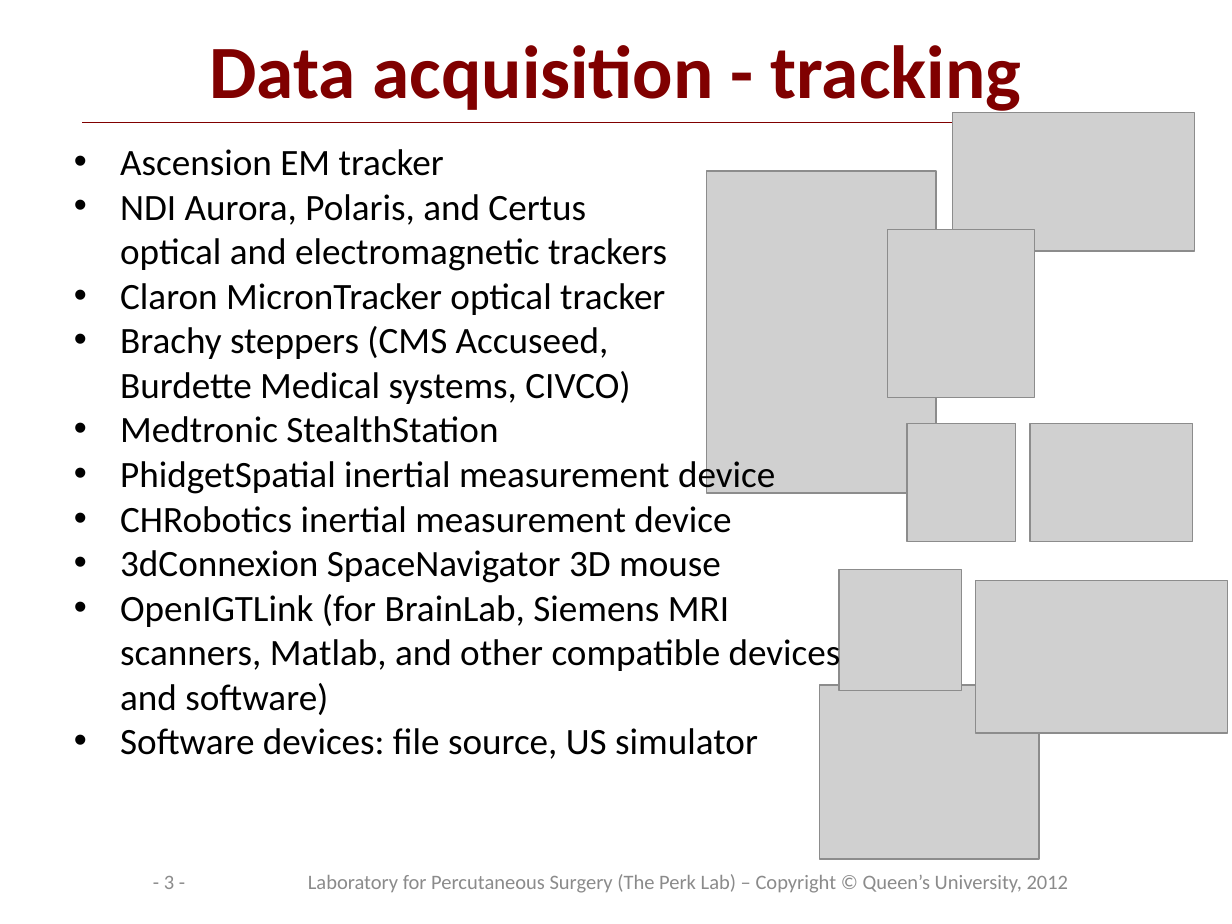
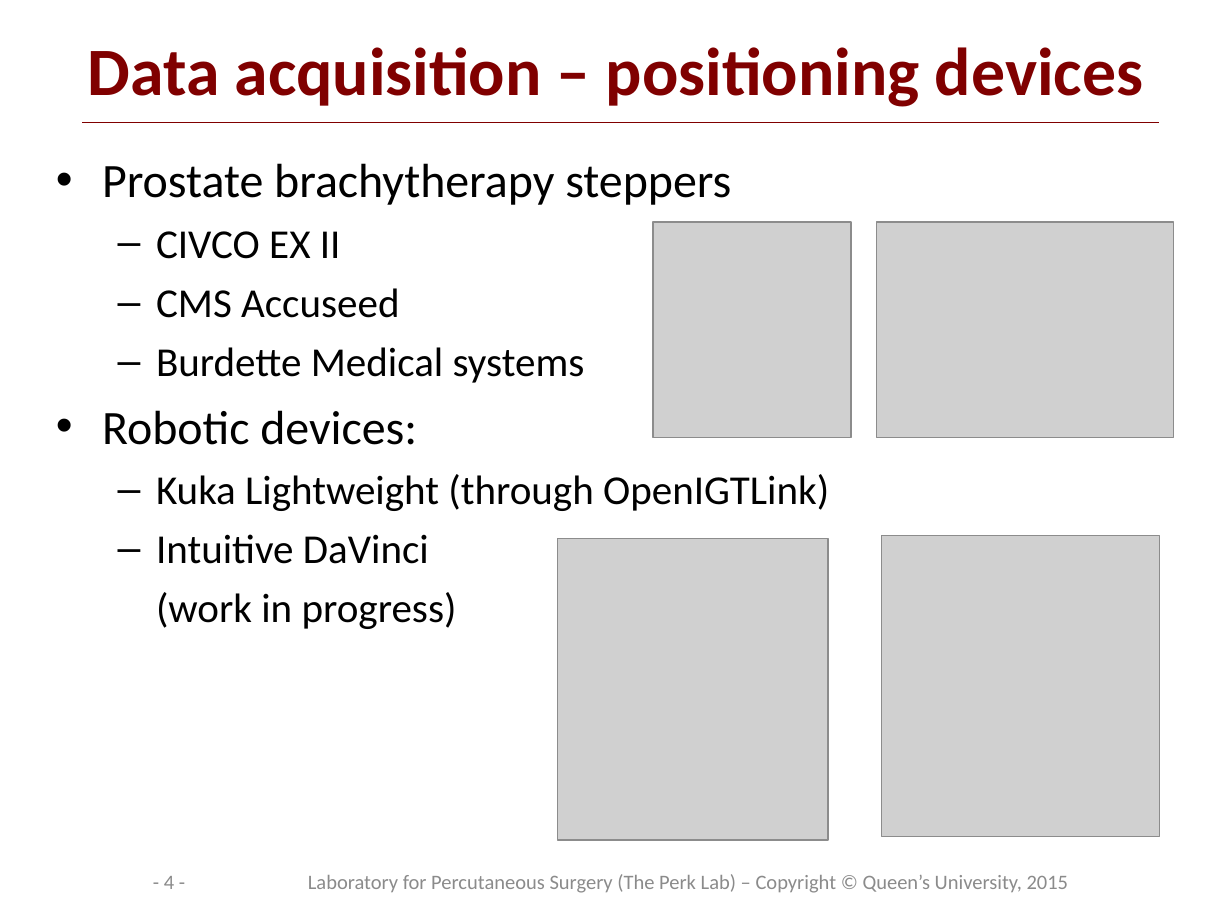
Before and after one commit to PlusToolkit/PlusDoc, a slide deck: slide 4 of overview/PlusOverview.pptx (slide 3 before the commit). Drawn at 1232x924 pixels with LibreOffice and Linux fonts; fonts in the diff are those of the drawing; grey boxes stand for pictures; background and template pictures are left out. Boxes give left, top, right and bottom in pixels: in the first picture for what was removed or moved away, otherwise in the second. Text is boxed around its words. In the diff, an @@ line names an element or a change of style, - is before the commit and + after.

```diff
--- a/overview/PlusOverview.pptx
+++ b/overview/PlusOverview.pptx
@@ title at (x1=88, y1=47, x2=1143, y2=107): text changed; size 44 to 39.6 pt @@
-Data acquisition - tracking
+Data acquisition – positioning devices
@@ picture removed at (x1=952, y1=113, x2=1195, y2=251) @@
@@ text at (x1=102, y1=163, x2=829, y2=629): text changed; size 21.7 to 24 pt @@
-• Ascension EM tracker
-• NDI Aurora, Polaris, and Certus
-  optical and electromagnetic trackers
-• Claron MicronTracker optical tracker
-• Brachy steppers (CMS Accuseed,
-  Burdette Medical systems, CIVCO)
-• Medtronic StealthStation
-• PhidgetSpatial inertial measurement device
-• CHRobotics inertial measurement device
-• 3dConnexion SpaceNavigator 3D mouse
-• OpenIGTLink (for BrainLab, Siemens MRI scanners, Matlab, and other compatible devices and software)
-• Software devices: file source, US simulator
+• Prostate brachytherapy steppers
+  – CIVCO EX II
+  – CMS Accuseed
+  – Burdette Medical systems
+• Robotic devices:
+  – Kuka Lightweight (through OpenIGTLink)
+  – Intuitive DaVinci
+    (work in progress)
@@ picture removed at (x1=707, y1=171, x2=936, y2=493) @@
@@ picture resized from (x1=907, y1=424, x2=1015, y2=542) to (x1=653, y1=222, x2=851, y2=437) @@
@@ picture resized from (x1=1030, y1=424, x2=1193, y2=542) to (x1=877, y1=222, x2=1174, y2=437) @@
@@ picture removed at (x1=887, y1=229, x2=1034, y2=398) @@
@@ picture added at (x1=558, y1=538, x2=828, y2=840) @@
@@ picture added at (x1=882, y1=536, x2=1159, y2=837) @@
@@ picture removed at (x1=839, y1=569, x2=961, y2=690) @@
@@ picture removed at (x1=976, y1=580, x2=1227, y2=733) @@
@@ picture removed at (x1=819, y1=685, x2=1039, y2=859) @@
@@ page number at (x1=164, y1=876, x2=174, y2=889): text changed @@
-- 3 -
+- 4 -
@@ text at (x1=308, y1=874, x2=1069, y2=893): text changed @@
-Laboratory for Percutaneous Surgery (The Perk Lab) – Copyright © Queen’s University, 2012
+Laboratory for Percutaneous Surgery (The Perk Lab) – Copyright © Queen’s University, 2015
```
Also in this commit, not shown: 19 other slides changed, 3 slides added.
